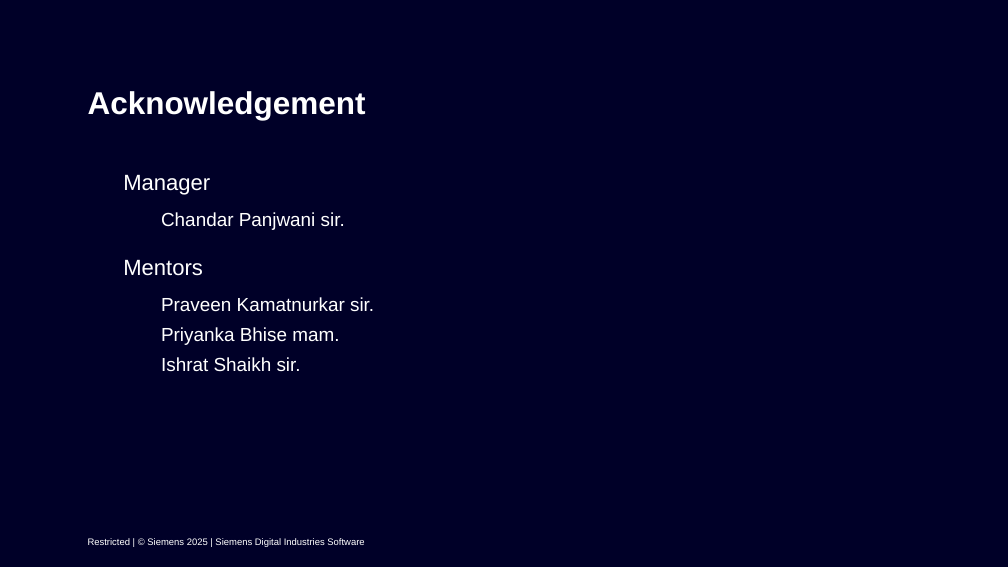
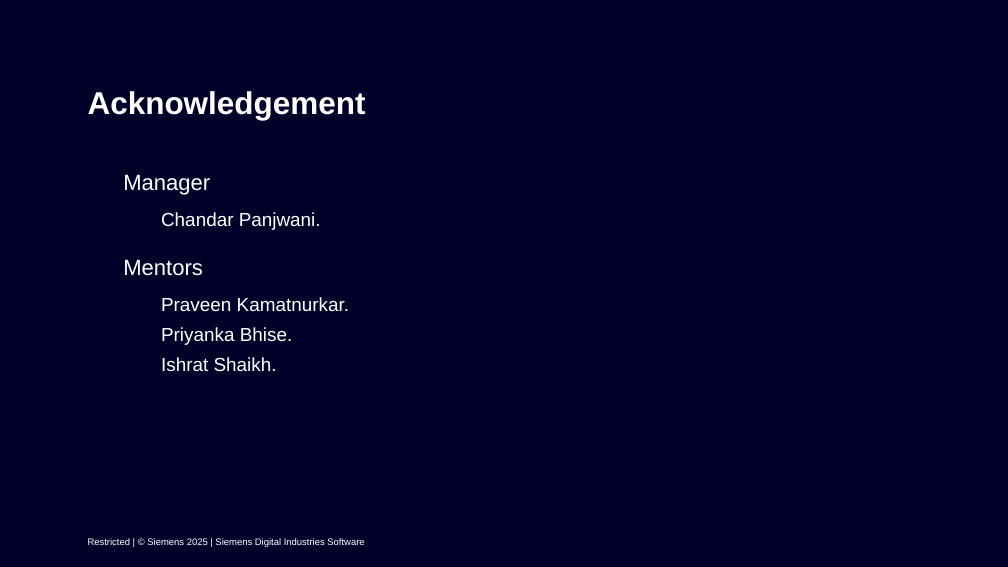
Before and after one commit to ashutoshkorde4/presentation, a slide deck: slide 11 of LCS_FY25 Internship Demo.pptx. Drawn at 1008x567 pixels with LibreOffice and Linux fonts; fonts in the diff are those of the drawing; background and template pictures are left out. Boxes give left, top, right and bottom in pixels: in the first picture for what was removed or moved away, otherwise in the second. Text is boxed around its words. In the diff, an @@ line names an element or a change of style, - is before the commit and + after.

```diff
--- a/LCS_FY25 Internship Demo.pptx
+++ b/LCS_FY25 Internship Demo.pptx
@@ text at bbox=[161, 212, 321, 230]: text changed @@
-Chandar Panjwani sir.
+Chandar Panjwani.
@@ text at bbox=[161, 297, 349, 371]: text changed @@
-Praveen Kamatnurkar sir.
-Priyanka Bhise mam.
-Ishrat Shaikh sir.
+Praveen Kamatnurkar.
+Priyanka Bhise.
+Ishrat Shaikh.
```
Also in this commit, not shown: 1 other slide changed, 1 other file.
